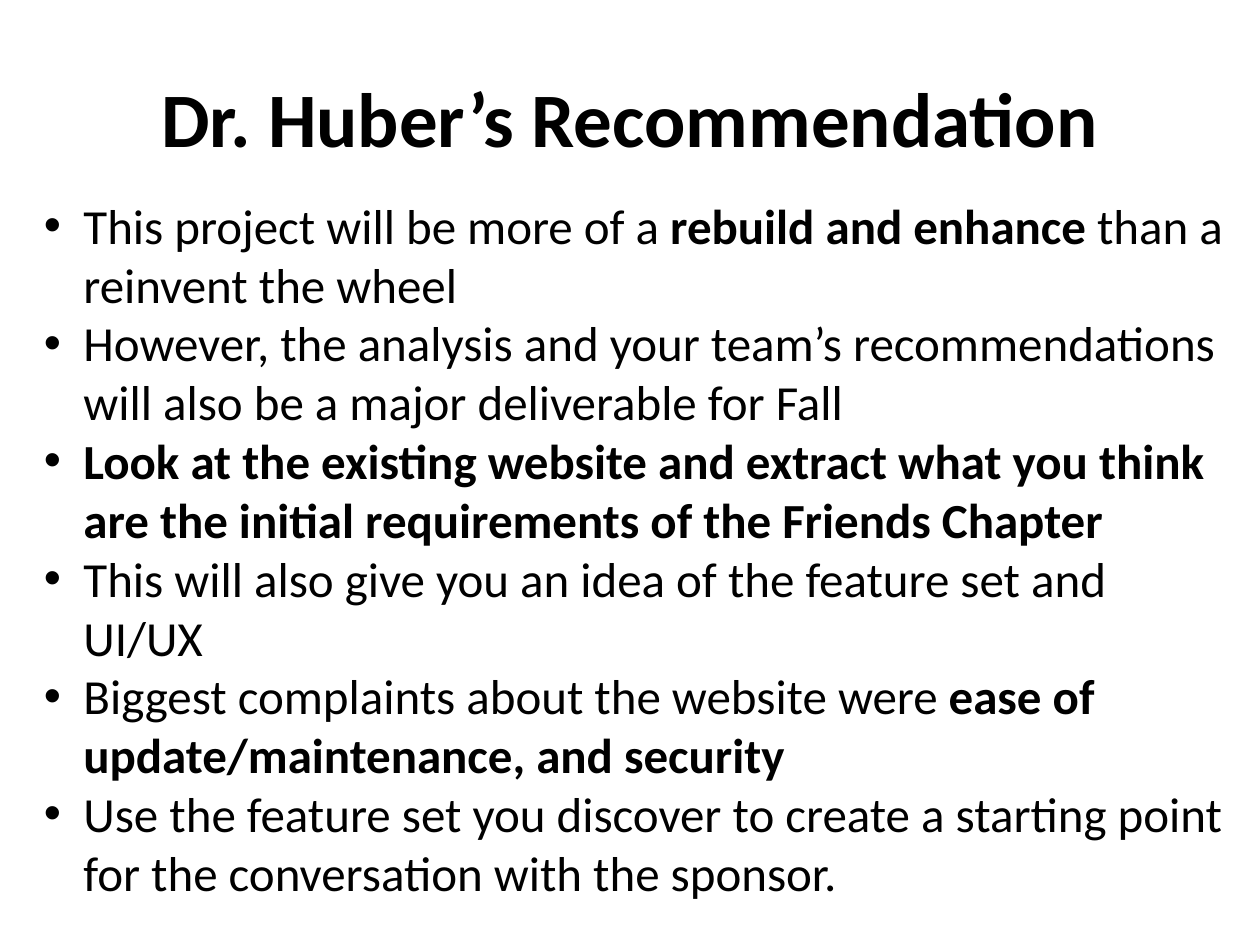
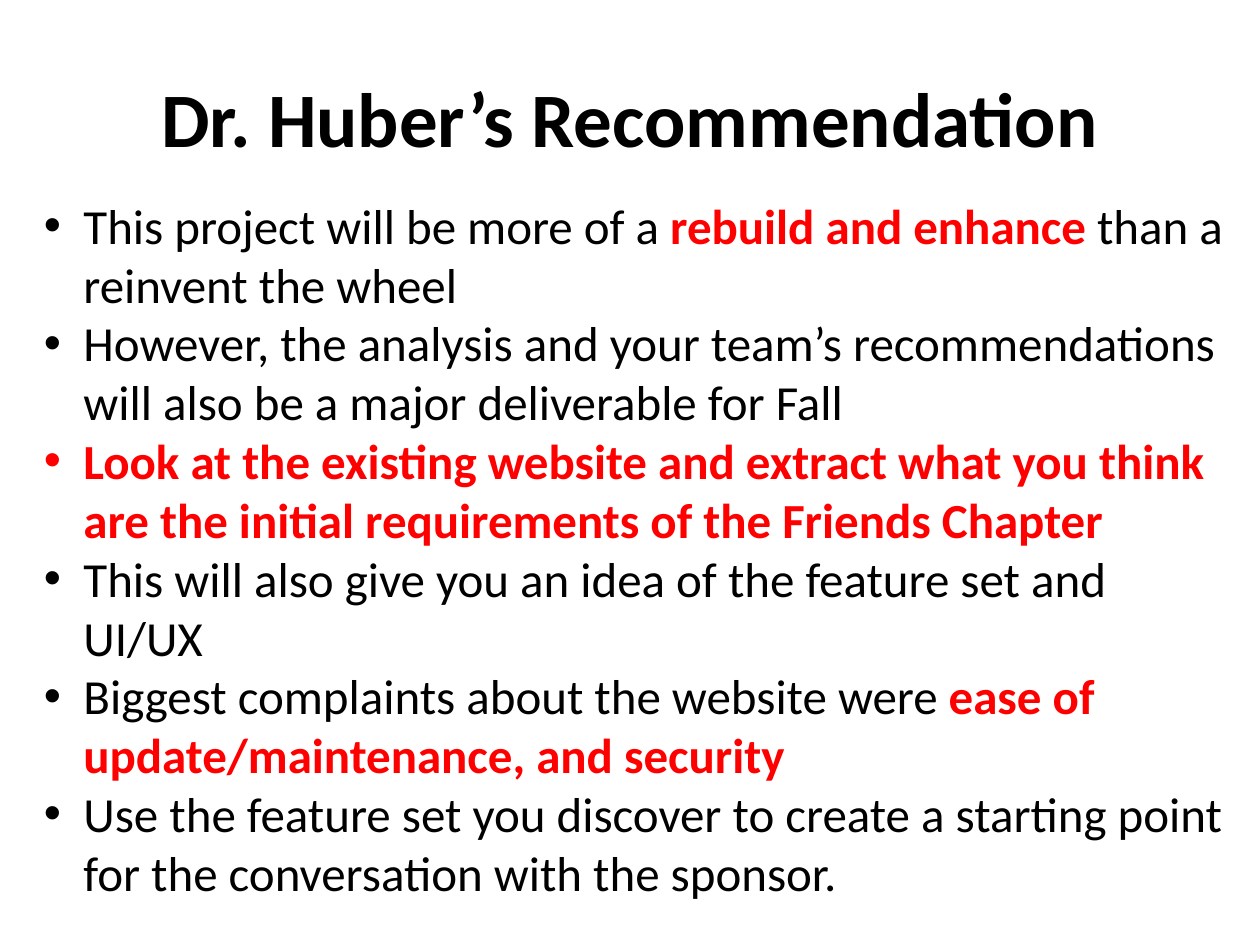
Before and after one commit to ehsantos11/MIST7590-Smithgall-Project, a slide deck: slide 3 of Team Meeting 14Sep17.pptx (slide 10 before the commit). Drawn at 1260x945 pixels with LibreOffice and Linux fonts; fonts in the diff are those of the drawing. Boxes give left, top, right and bottom in pixels: in the first picture for what was removed or moved away, otherwise in the second. Text is boxed around its words. In the diff, an @@ line names an element or a change of style, - is before the commit and + after.

Commit message:
Update Team Meeting 14Sep17
Highlighted recommendations from Dr. Huber

```diff
--- a/Team Meeting 14Sep17.pptx
+++ b/Team Meeting 14Sep17.pptx
@@ text at bbox=[83, 209, 1222, 781]: text colour #000000 to #FF0000 in "rebuild and enhance", "Look at the existing website and extract ...", "ease of update/maintenance, and security" @@
```
